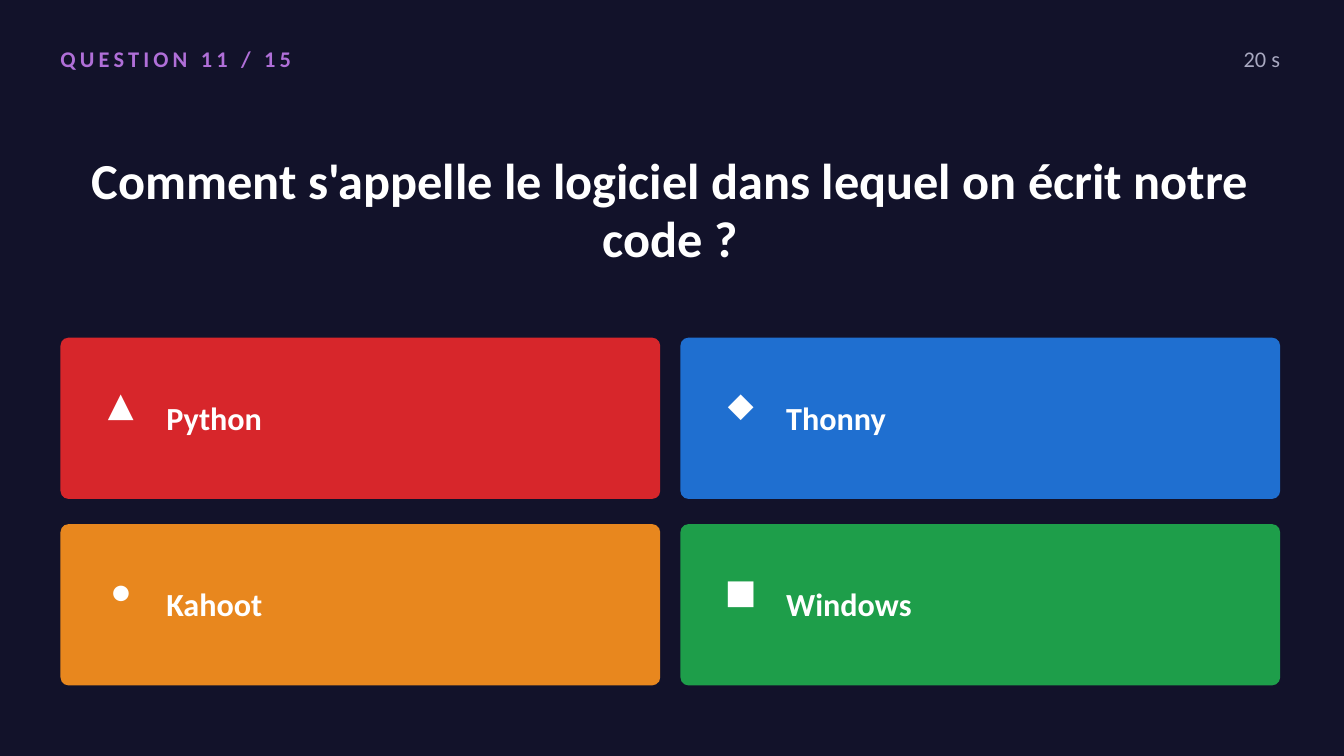
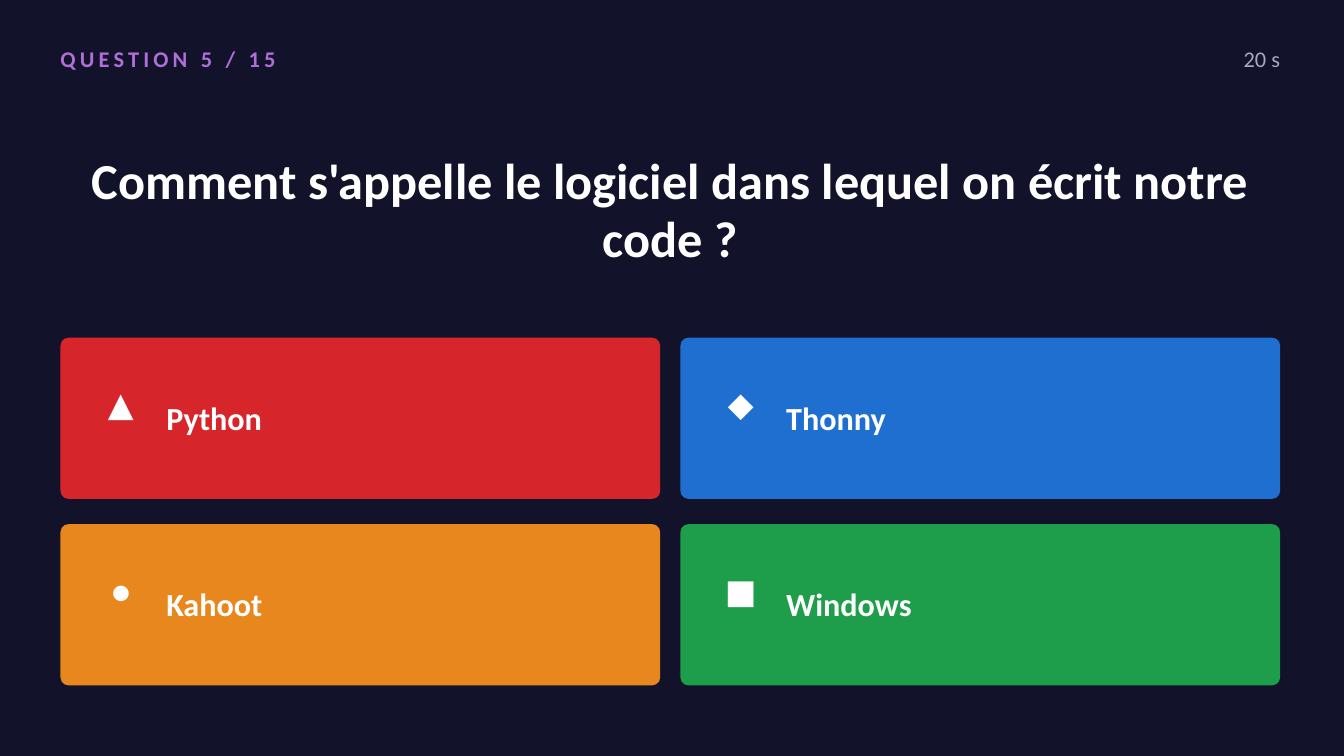
Before and after one commit to koffipierredamien/python-learning, a slide deck: slide 10 of 2-seances/S02-premier-contact/a-projeter/quiz-seance-1.pptx (slide 22 before the commit). Drawn at 1344x756 pixels with LibreOffice and Linux fonts; fonts in the diff are those of the drawing. Boxes give left, top, right and bottom in pixels: in the first picture for what was removed or moved away, otherwise in the second. Text is boxed around its words. In the diff, an @@ line names an element or a change of style, - is before the commit and + after.

```diff
--- a/2-seances/S02-premier-contact/a-projeter/quiz-seance-1.pptx
+++ b/2-seances/S02-premier-contact/a-projeter/quiz-seance-1.pptx
@@ text at (x1=60, y1=52, x2=276, y2=70): text changed @@
-QUESTION 11 / 15
+QUESTION 5 / 15
```
Also in this commit, not shown: 19 other slides changed, 8 slides added, 8 slides removed, 5 other files.
